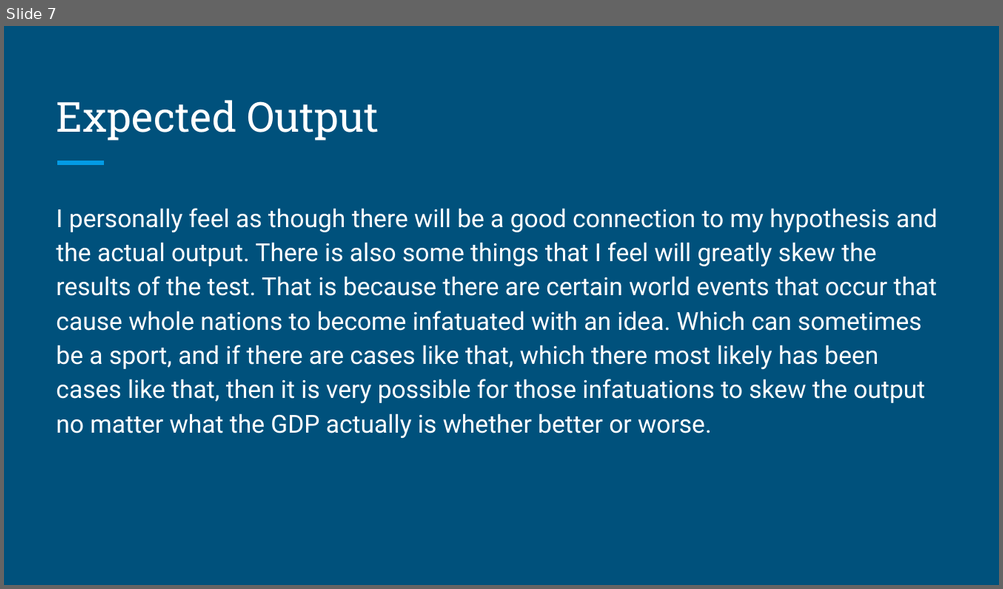
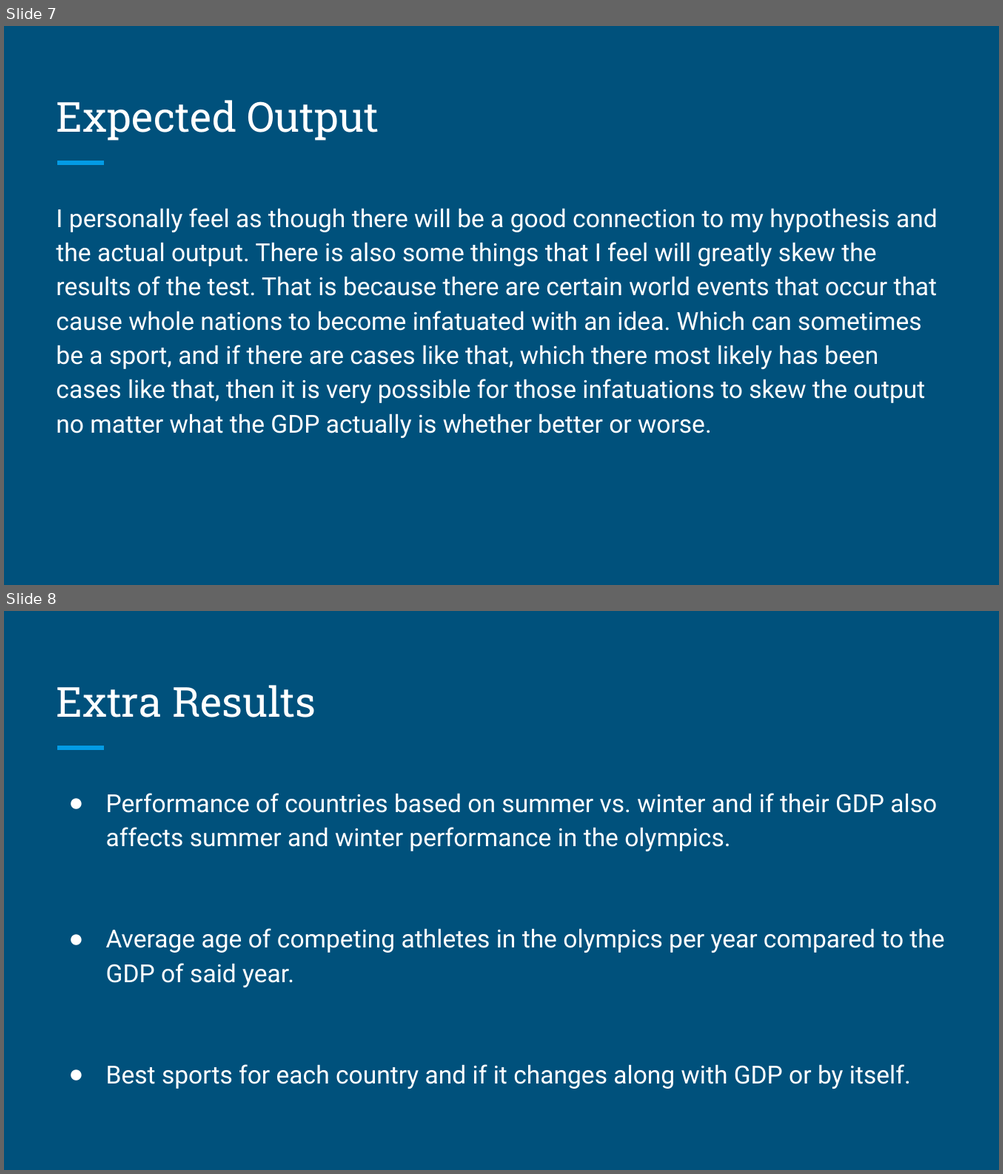
Before and after one commit to JBaconQa/cs2704project, a slide deck: cs2704proposal.pptx. Shown one above the other, each under a label of ours: slide 7 before the commit, slides 7 and 8 after it. The pictures are 1003x589 and 1003x1174 pixels, drawn with LibreOffice and Linux fonts; fonts in the diff are those of the drawing. Boxes give left, top, right and bottom in pixels: in the first picture for what was removed or moved away, otherwise in the second. Text is boxed around its words. In the diff, an @@ line names an element or a change of style, - is before the commit and + after.

```diff
--- a/cs2704proposal.pptx
+++ b/cs2704proposal.pptx
@@ slide 8 added at <box>4,611,999,1170</box>, background #00517C; not listed: 1 template element that a slide beside it also shows @@
@@ title added at <box>56,685,316,718</box>, 30 pt, text #FFFFFF @@
+Extra Results
@@ text added at <box>106,793,944,1089</box>, 18 pt, text #FFFFFF @@
+● Performance of countries based on summer vs. winter and if their GDP also affects summer and winter performance in the olympics.
+● Average age of competing athletes in the olympics per year compared to the GDP of said year.
+● Best sports for each country and if it changes along with GDP or by itself.
```
Also in this commit, not shown: 3 slides changed.
